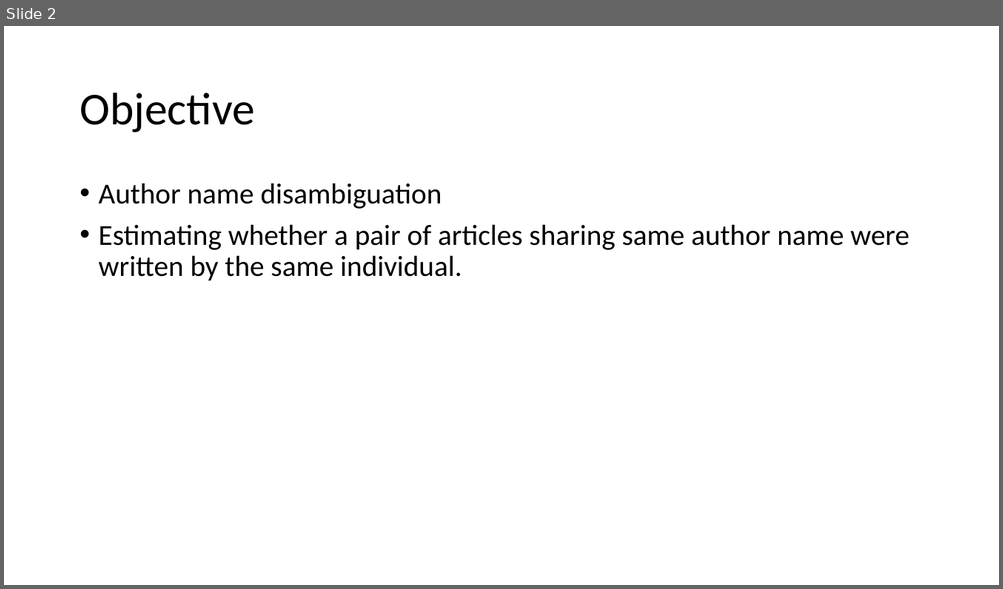
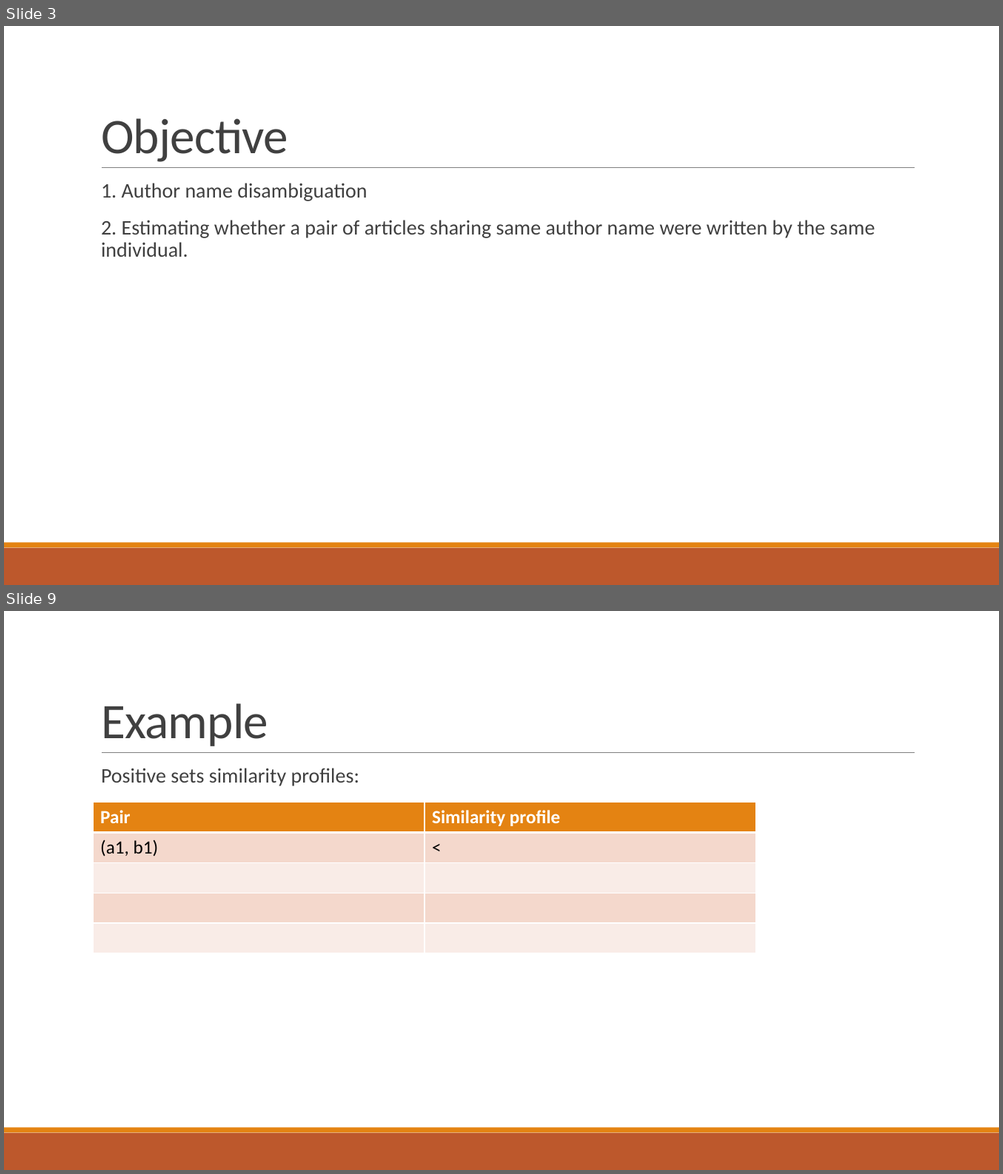
Before and after one commit to SternerLab/Authority, a slide deck: r_table/slides/Authority look up table.pptx. Shown one above the other, each under a label of ours: slide 2 before the commit, slides 3 and 9 after it; the slides between them are not shown. The pictures are 1003x589 and 1003x1174 pixels, drawn with LibreOffice and Linux fonts; fonts in the diff are those of the drawing. Boxes give left, top, right and bottom in pixels: in the first picture for what was removed or moved away, otherwise in the second. Text is boxed around its words. In the diff, an @@ line names an element or a change of style, - is before the commit and + after.

```diff
--- a/r_table/slides/Authority look up table.pptx
+++ b/r_table/slides/Authority look up table.pptx
@@ slide 9 added at bbox=[4, 611, 999, 1170], background #FFFFFF; not listed: 3 template elements that a slide beside it also shows @@
@@ title added at bbox=[101, 703, 268, 746], 48 pt, text #404040 @@
+Example
@@ text added at bbox=[101, 768, 359, 786], 20 pt, text #404040 @@
+  Positive sets similarity profiles:
@@ table added at bbox=[93, 802, 755, 953], 5 rows, 2 columns @@
+Pair | Similarity profile
+(a1, b1) | <
+ | 
+ | 
+ | 
@@ what was slide 2 is now slide 3 @@
@@ slide 3 changed as well @@
@@ title "Objective": place and size @@
-title "Objective" at bbox=[79, 93, 255, 133]
+title "Objective" at bbox=[101, 118, 288, 162]
@@ title "Objective" at bbox=[101, 118, 288, 162]: size 44 to 48 pt, text colour #000000 to #404040, letter spacing 0 to -0.5 pt; line spacing 0.9 to 0.85; vertical alignment middle to bottom @@
@@ line added from (102, 168) to (915, 168), #808080 0.5 pt @@
@@ text at bbox=[101, 183, 875, 257]: text changed; size 28 to 20 pt; text colour #000000 to #404040 @@
-• Author name disambiguation
-• Estimating whether a pair of articles sharing same author name were written by the same individual.
+  1. Author name disambiguation
+  2. Estimating whether a pair of articles sharing same author name were written by the same individual.
@@ rectangle added at bbox=[4, 548, 999, 585], fill #BD582C @@
@@ rectangle added at bbox=[4, 543, 999, 548], fill #E48312 @@
```
Also in this commit, not shown: 3 other slides changed, 15 other slides added, 5 slides removed.
